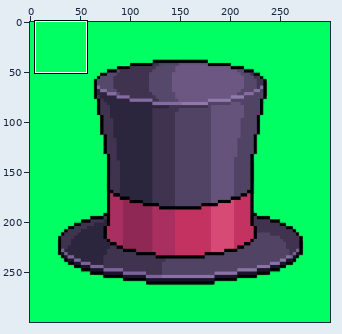
Two states of a sprite sheet, images/hat-pic.png. Above, an overview of the earlier version with the close-up marked.
Close-up. Earlier state:
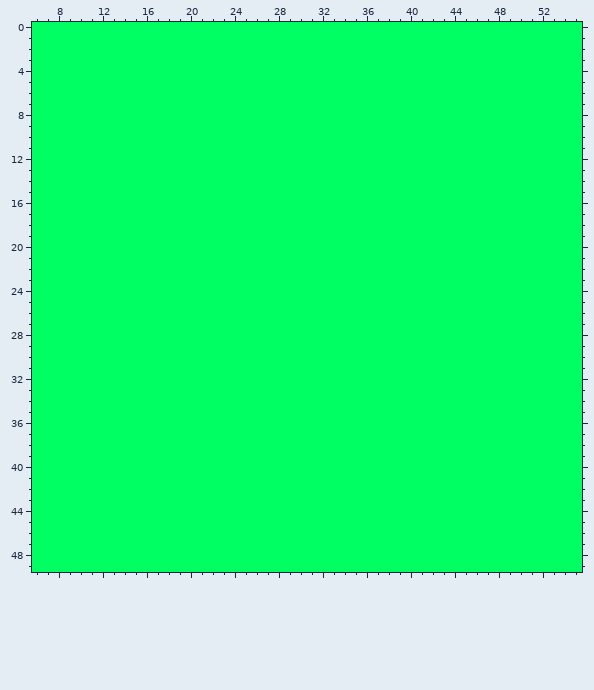
The file is 300x300 pixels. Colours within 5 levels of each other are drawn and written as one. Shown: x 6..55, y 0..49. The commit also changed other parts of the picture, which this record leaves out.
Now the later version:
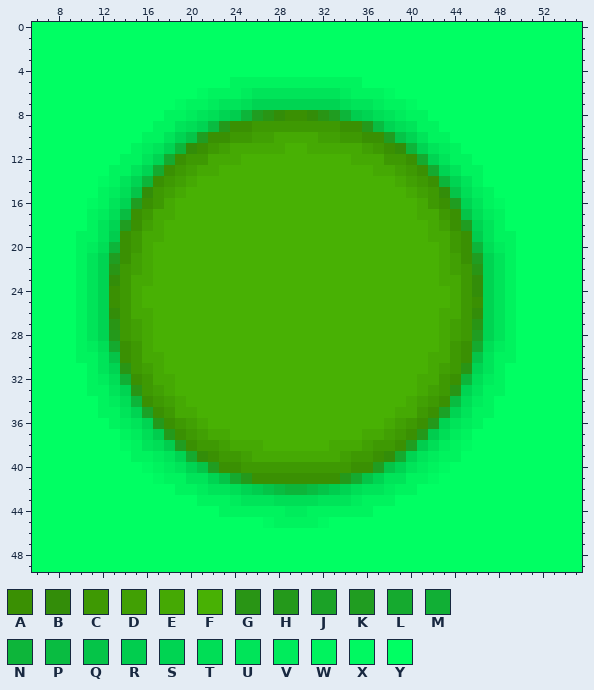
Palette (. is transparent): A #3a9003  B #338d09  C #3e9903  D #41a004  E #45a904  F #48b104  G #299515  H #24991b  J #1ba227  K #209d21  L #15aa2f  M #11af35  N #0db53a  P #09bc41  Q #05c448  R #01cd4e  S #00d452  T #00de56  U #00e459  V #00ec5c  W #00f35e  X #00f961  Y #00ff63
Difference:
y 5: x 24..35 YYYYYYYYYYYY -> WWWWWWWWWWWW
y 6: x 21..38 YYYYYYYYYYYYYYYYYY -> XWWWVUUUUUUUUVWWWX
y 7: x 19..40 YYYYYYYYYYYYYYYYYYYYYY -> XWWVUUTSSSSSSSSTUUVWWX
y 8: x 18..41 YYYYYYYYYYYYYYYYYYYYYYYY -> WWVUTSRNKGBAABGKNRSTUVWW
y 9: x 17..42 YYYYYYYYYYYYYYYYYYYYYYYYYY -> WWUTSPHAACCCCCCCCAAHPSTUWW
y 10: x 16..43 YYYYYYYYYYYYYYYYYYYYYYYYYYYY -> WWUSQKAACCDDEEEEDDCCAAKQSUWW
y 11: x 15..44 YYYYYYYYYYYYYYYYYYYYYYYYYYYYYY -> WVUSNBACDEEEEEFFEEEEEDCABNSUVW
y 12: x 14..45 YYYYYYYYYYYYYYYYYYYYYYYYYYYYYYYY -> WWUSLACCEEEFFFFFFFFFFEEECCALSUWW
y 13: x 13..46 YYYYYYYYYYYYYYYYYYYYYYYYYYYYYYYYYY -> WWUSLACDEEFFFFFFFFFFFFFFEEDCALSUWW
y 14: x 12..46 YYYYYYYYYYYYYYYYYYYYYYYYYYYYYYYYYYY -> XWUSNACDEFFFFFFFFFFFFFFFFFFEDCANSUW
y 15: x 12..47 YYYYYYYYYYYYYYYYYYYYYYYYYYYYYYYYYYYY -> WVTQBCDEFFFFFFFFFFFFFFFFFFFFEDCBQTVW
y 16: x 11..48 YYYYYYYYYYYYYYYYYYYYYYYYYYYYYYYYYYYYYY -> XWUSKACEFFFFFFFFFFFFFFFFFFFFFFECAKSUWX
y 17: x 11..48 YYYYYYYYYYYYYYYYYYYYYYYYYYYYYYYYYYYYYY -> WVTPACEEFFFFFFFFFFFFFFFFFFFFFFEECAQTVW
y 18: x 11..48 YYYYYYYYYYYYYYYYYYYYYYYYYYYYYYYYYYYYYY -> WUSKADEFFFFFFFFFFFFFFFFFFFFFFFFEDAKSUW
y 19: x 10..49 YYYYYYYYYYYYYYYYYYYYYYYYYYYYYYYYYYYYYYYY -> WWURACEEFFFFFFFFFFFFFFFFFFFFFFFFEECARUWW
y 20: x 10..49 YYYYYYYYYYYYYYYYYYYYYYYYYYYYYYYYYYYYYYYY -> WVTNACEFFFFFFFFFFFFFFFFFFFFFFFFFFECANTVW
y 21: x 10..49 YYYYYYYYYYYYYYYYYYYYYYYYYYYYYYYYYYYYYYYY -> WUSKADEFFFFFFFFFFFFFFFFFFFFFFFFFFEDAKSUW
y 22: x 10..49 YYYYYYYYYYYYYYYYYYYYYYYYYYYYYYYYYYYYYYYY -> WUSGCDEFFFFFFFFFFFFFFFFFFFFFFFFFFEDCGSUW
y 23: x 10..49 YYYYYYYYYYYYYYYYYYYYYYYYYYYYYYYYYYYYYYYY -> WUSBCEEFFFFFFFFFFFFFFFFFFFFFFFFFFEECBSUW
y 24: x 10..49 YYYYYYYYYYYYYYYYYYYYYYYYYYYYYYYYYYYYYYYY -> WUSACEFFFFFFFFFFFFFFFFFFFFFFFFFFFFECBSUW
y 25: x 10..49 YYYYYYYYYYYYYYYYYYYYYYYYYYYYYYYYYYYYYYYY -> WUSACEFFFFFFFFFFFFFFFFFFFFFFFFFFFFECASUW
y 26: x 10..49 YYYYYYYYYYYYYYYYYYYYYYYYYYYYYYYYYYYYYYYY -> WUSBCEEFFFFFFFFFFFFFFFFFFFFFFFFFFEECBSUW
y 27: x 10..49 YYYYYYYYYYYYYYYYYYYYYYYYYYYYYYYYYYYYYYYY -> WUSGCDEFFFFFFFFFFFFFFFFFFFFFFFFFFEDCGSUW
y 28: x 10..49 YYYYYYYYYYYYYYYYYYYYYYYYYYYYYYYYYYYYYYYY -> WUSHCDEFFFFFFFFFFFFFFFFFFFFFFFFFFEDCKSUW
y 29: x 10..49 YYYYYYYYYYYYYYYYYYYYYYYYYYYYYYYYYYYYYYYY -> WVTLACEFFFFFFFFFFFFFFFFFFFFFFFFFFECALTVW
y 30: x 10..49 YYYYYYYYYYYYYYYYYYYYYYYYYYYYYYYYYYYYYYYY -> WWUQACEEFFFFFFFFFFFFFFFFFFFFFFFFEECAQUWW
y 31: x 11..48 YYYYYYYYYYYYYYYYYYYYYYYYYYYYYYYYYYYYYY -> WUSGCDEFFFFFFFFFFFFFFFFFFFFFFFFEDCGSUW
y 32: x 11..48 YYYYYYYYYYYYYYYYYYYYYYYYYYYYYYYYYYYYYY -> WVTMACEEFFFFFFFFFFFFFFFFFFFFFFEECANTVW
y 33: x 11..48 YYYYYYYYYYYYYYYYYYYYYYYYYYYYYYYYYYYYYY -> WWUSGCDEFFFFFFFFFFFFFFFFFFFFFFEDCGSUWW
y 34: x 12..47 YYYYYYYYYYYYYYYYYYYYYYYYYYYYYYYYYYYY -> WVTNACDEFFFFFFFFFFFFFFFFFFFFEDCAPTVW
y 35: x 12..47 YYYYYYYYYYYYYYYYYYYYYYYYYYYYYYYYYYYY -> WWUSJACEEFFFFFFFFFFFFFFFFFFEECAJSUWW
y 36: x 13..46 YYYYYYYYYYYYYYYYYYYYYYYYYYYYYYYYYY -> WVUSHACDEFFFFFFFFFFFFFFFFEDCAHSUVW
y 37: x 14..45 YYYYYYYYYYYYYYYYYYYYYYYYYYYYYYYY -> WVTRHACDEEFFFFFFFFFFFFEEDCAHRTVW
y 38: x 14..45 YYYYYYYYYYYYYYYYYYYYYYYYYYYYYYYY -> XWUTRKACCDEEEFFFFFFEEEDCCAKRTVWX
y 39: x 15..44 YYYYYYYYYYYYYYYYYYYYYYYYYYYYYY -> WWVUSLBACCDEEEEEEEEDCCABLSUVWW
y 40: x 16..43 YYYYYYYYYYYYYYYYYYYYYYYYYYYY -> XWVUSQKAACCCCCCCCCCAAKQSUVWX
y 41: x 17..42 YYYYYYYYYYYYYYYYYYYYYYYYYY -> XWWUUSQLHAAAAAAAAHLQSUUWWX
y 42: x 19..40 YYYYYYYYYYYYYYYYYYYYYY -> WWVUUTSRQPNNPQRSTUUVWW
y 43: x 21..38 YYYYYYYYYYYYYYYYYY -> WWWVUUUTTTTUUUVWWW
y 44: x 23..36 YYYYYYYYYYYYYY -> WWWWWWVVWWWWWW
y 45: x 27..32 YYYYYY -> XWWWWX
